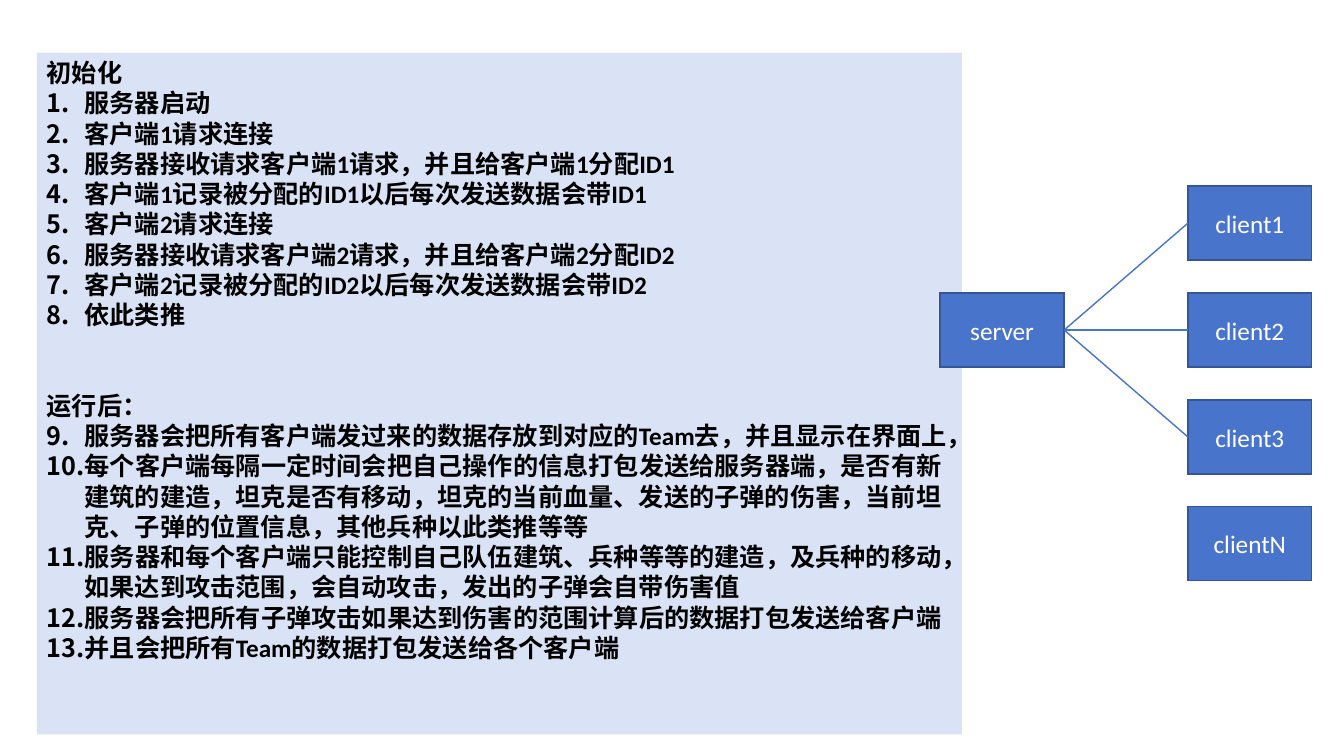
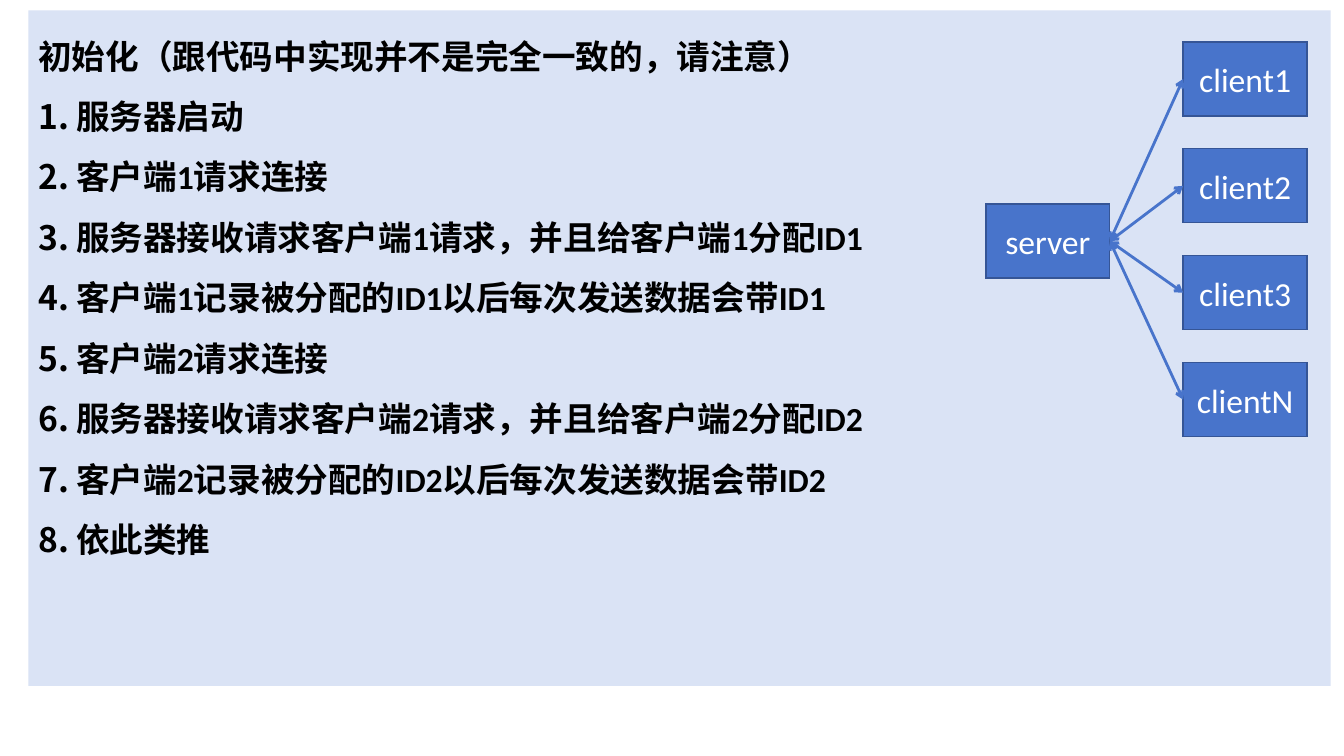
Before and after one commit to FuckedName/redalert2-like-use-java, a slide deck: slide 1 of resource/5-游戏介绍/3 游戏原理梳理.pptx (slide 2 before the commit). Drawn at 1344x756 pixels with LibreOffice and Linux fonts; fonts in the diff are those of the drawing. Boxes give left, top, right and bottom in pixels: in the first picture for what was removed or moved away, otherwise in the second. Text is boxed around its words. In the diff, an @@ line names an element or a change of style, - is before the commit and + after.

Commit message:
更新运行原理

```diff
--- a/resource/5-游戏介绍/3 游戏原理梳理.pptx
+++ b/resource/5-游戏介绍/3 游戏原理梳理.pptx
@@ rectangle "初始化（跟代码中实现并不是完全一致的，请注意）": place and size @@
-rectangle "初始化（跟代码中实现并不是完全一致的，请注意）" at [37, 52, 963, 735]
+rectangle "初始化（跟代码中实现并不是完全一致的，请注意）" at [28, 10, 1331, 686]
@@ text in rectangle at [38, 40, 811, 74]: text changed; size 18 to 24 pt @@
-初始化
+初始化（跟代码中实现并不是完全一致的，请注意）
@@ line moved from (1065, 330) - (1188, 223) to (1110, 241) - (1184, 79) @@
@@ line (1110, 241) - (1184, 79): line to double arrow; stroke #4874CB 1 pt to #4874CB 2 pt @@
@@ text in rectangle at [76, 100, 863, 555]: size 18 to 24 pt in "服务器启动", "客户端1请求连接", "服务器接收请求客户端1请求，并且给客户端1分配ID1", "客户端1记录被分配的ID1以后每次发送数据会带ID1" and 4 more places; line spacing 1 to 1.5 @@
@@ rectangle "server": place and size @@
-rectangle "server" at [941, 293, 1065, 367]
+rectangle "server" at [986, 205, 1110, 278]
@@ line moved from (1065, 330) - (1188, 330) to (1110, 241) - (1184, 186) @@
@@ line (1110, 241) - (1184, 186): line to double arrow; stroke #4874CB 1 pt to #4874CB 2 pt @@
@@ line moved from (1065, 330) - (1188, 437) to (1110, 241) - (1184, 292) @@
@@ line (1110, 241) - (1184, 292): line to double arrow; stroke #4874CB 1 pt to #4874CB 2 pt @@
@@ double arrow added from (1110, 241) to (1184, 399), #4874CB 2 pt @@
@@ size 18 to 24 pt in 5 elements at [986, 205, 1110, 278], [1184, 149, 1308, 223], [1184, 256, 1308, 330], [1184, 42, 1308, 116], [1184, 363, 1308, 437] @@
@@ 4 rectangles: place and size @@
-4 rectangles at [1188, 187, 1312, 581]
+4 rectangles at [1184, 42, 1308, 437]
@@ text in rectangle at [47, 393, 973, 660]: paragraphs removed @@
-运行后：
-1. 服务器会把所有客户端发过来的数据存放到对应的Team去，并且显示在界面上，
-2. 每个客户端每隔一定时间会把自己操作的信息打包发送给服务器端，是否有新建筑的建造，坦克是否有移动，坦克的当前血量、发送的子弹的伤害，当前坦克、子弹的位置信息，其他兵种以此类推等等
-3. 服务器和每个客户端只能控制自己队伍建筑、兵种等等的建造，及兵种的移动，如果达到攻击范围，会自动攻击，发出的子弹会自带伤害值
-4. 服务器会把所有子弹攻击如果达到伤害的范围计算后的数据打包发送给客户端
-5. 并且会把所有Team的数据打包发送给各个客户端
```
Also in this commit, not shown: 3 slides added, 1 slide removed.
